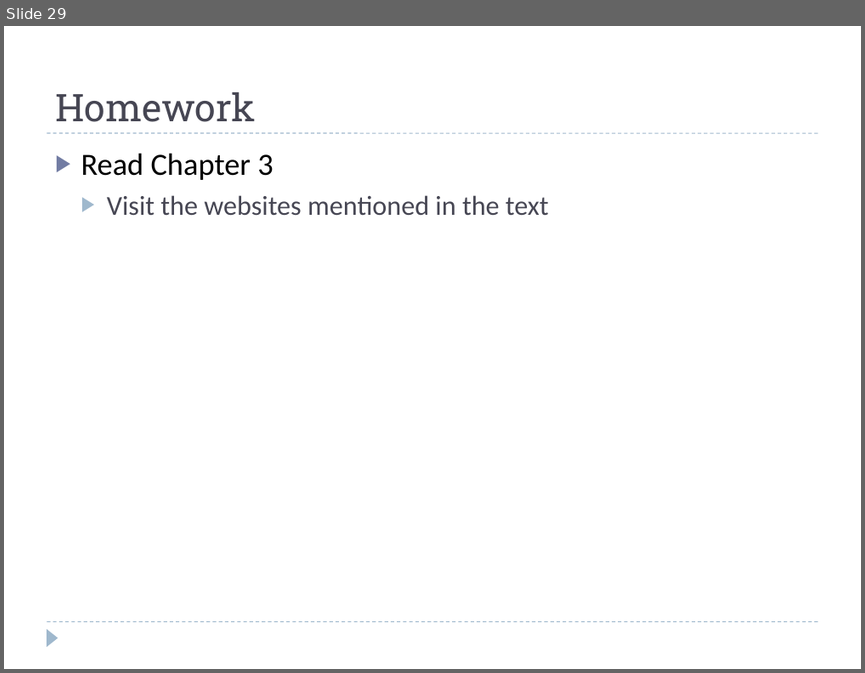
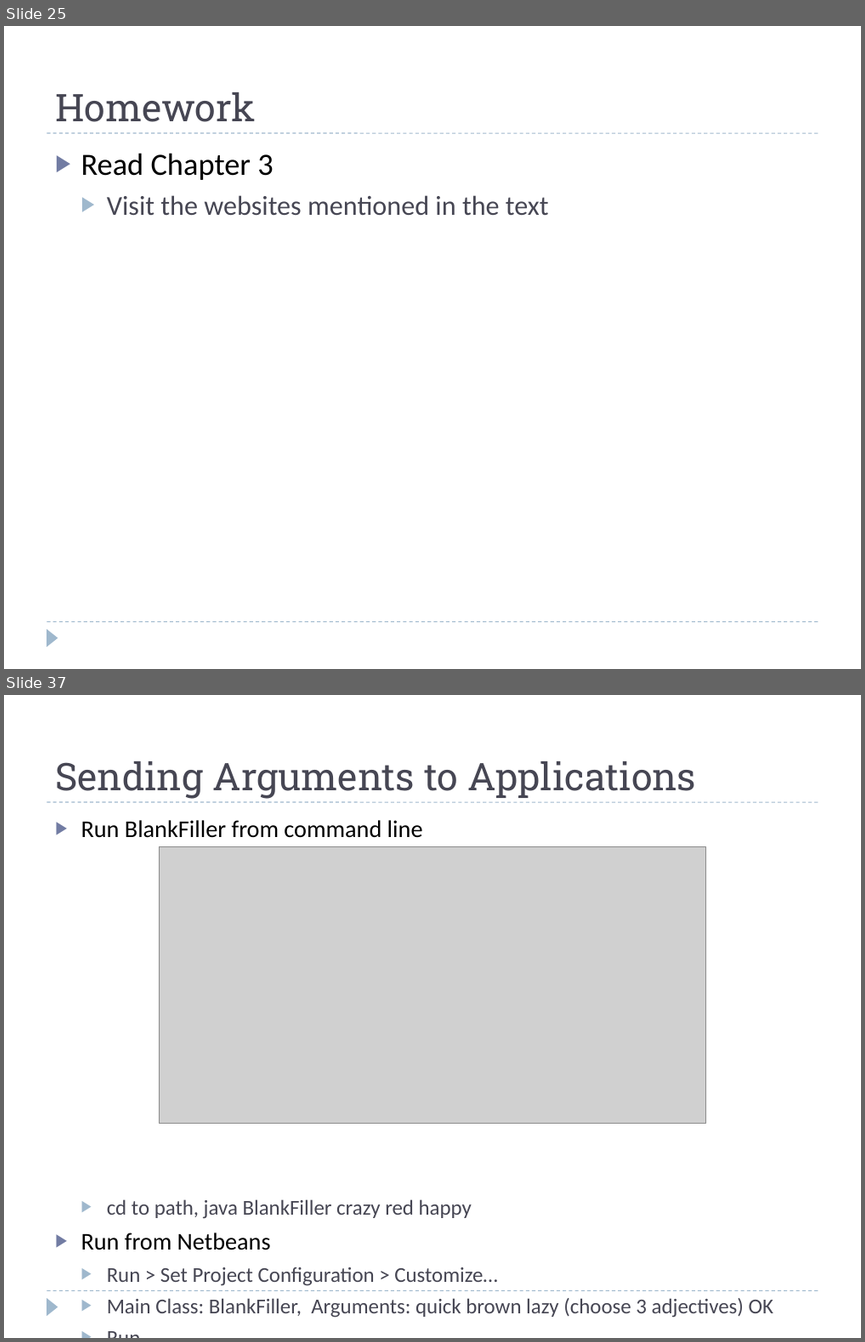
Before and after one commit to fujiboy/JavaClass_2013_Summer, a slide deck: Introduction to Java Programming.pptx. Shown one above the other, each under a label of ours: slide 29 before the commit, slides 25 and 37 after it; the slides between them are not shown. The pictures are 865x673 and 865x1342 pixels, drawn with LibreOffice and Linux fonts; fonts in the diff are those of the drawing; grey boxes stand for pictures; background and template pictures are left out. Boxes give left, top, right and bottom in pixels: in the first picture for what was removed or moved away, otherwise in the second. Text is boxed around its words. In the diff, an @@ line names an element or a change of style, - is before the commit and + after.

Commit message:
Partial Updates for Chapter 4
Added Root and BlankFiller examples, updated PPT

```diff
--- a/Introduction to Java Programming.pptx
+++ b/Introduction to Java Programming.pptx
@@ slide 37 added at [4, 695, 861, 1338], background #FFFFFF; not listed: 3 template elements that a slide beside it also shows @@
@@ title added at [55, 761, 696, 799], 32 pt, text #464653 @@
+Sending Arguments to Applications
@@ text added at [81, 820, 773, 1317], 17.8 pt, text #464653 @@
+▶ Run BlankFiller from command line
+  ▶ cd to path, java BlankFiller crazy red happy
+▶ Run from Netbeans
+  ▶ Run > Set Project Configuration > Customize…
+  ▶ Main Class: BlankFiller, Arguments: quick brown lazy (choose 3 adjectives) OK
+  ▶ Run
@@ picture added at [159, 846, 706, 1123] @@
@@ what was slide 29 is now slide 25 @@
```
Also in this commit, not shown: 1 slide changed, 14 other slides added, 3 slides removed, 3 other files.
